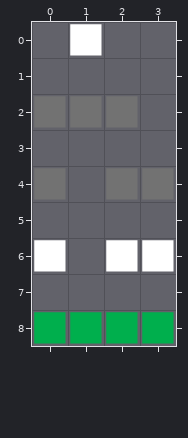
Two versions of a level (Tiled map, Assets/TmxLevels/TestWorld/02.tmx). Above, as it was before the edit.
Cells are 128x128 px. Shown: x 0..3, y 0..8.
Once edited:
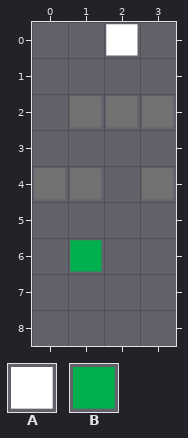
Key: from "BaseTileset": A 0, B 2.
_ is an empty cell.
From old to new:
Layer "Tile Layer 1":
y 0: x 1..2 A_ -> _A
y 6: x 0..3 A_AA -> _B__
y 8: x 0..3 BBBB -> ____
